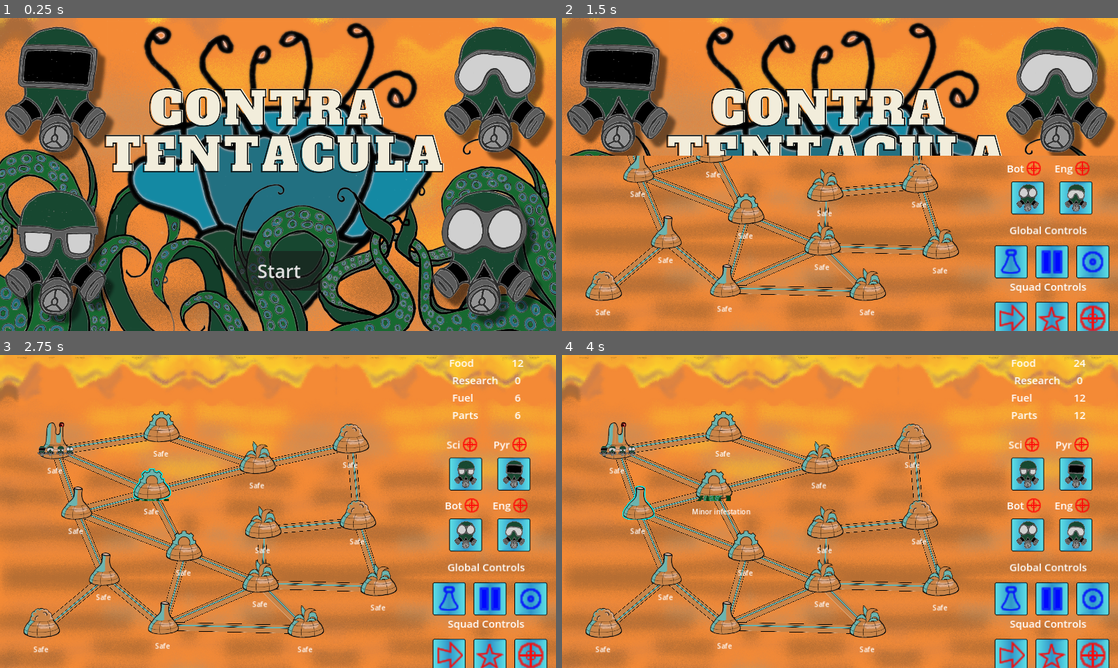
Above: before the commit, frames 1-4 (two rows, left to right).
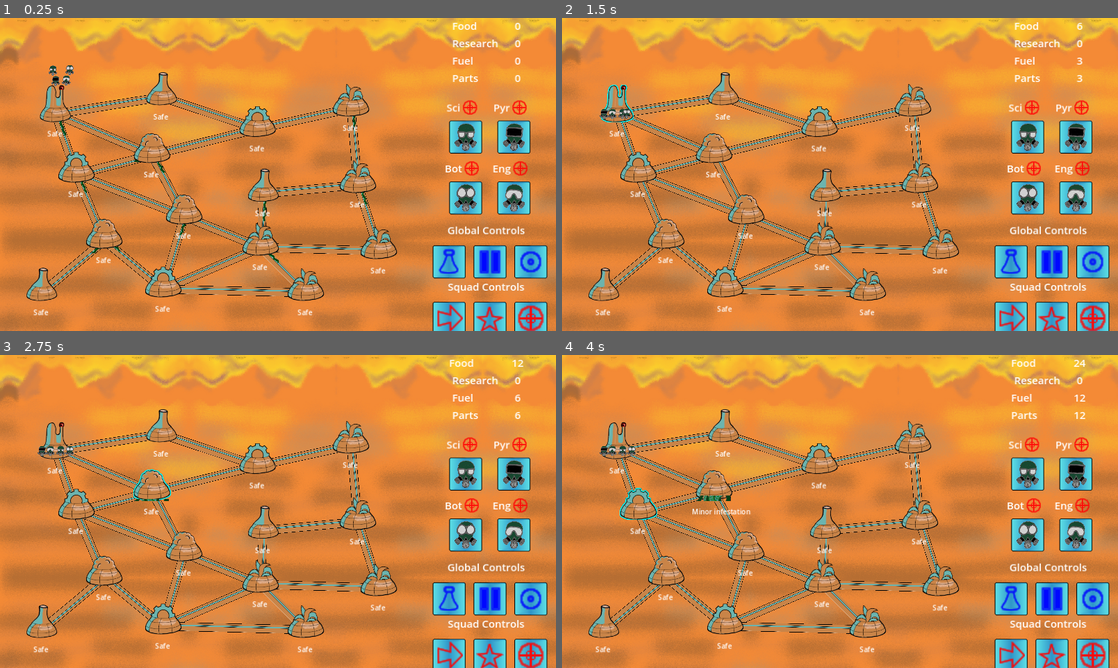
Above: after the commit, the same moments.

Repository: Aveli-games/contra-tentacula
Game: Godot game, scene res://game_board.tscn
The game is run twice, just before and just after one commit, with the same random seed, the same clock (stepped at 60 frames per second) and the same inputs. Before the commit the project starts from res://main.tscn.
Inputs (mouse positions are in pixels of both pictures, inside the frame that each line leads up to):
- Up to frame 1 (0.25 s): no input
- Up to frame 2 (1.5 s): click (840, 271) at 0.5 s, where only the run before the commit has a clickable "Start"; move the mouse to (617, 102) at 1.27 s; click (617, 102) at 1.42 s
- Up to frame 3 (2.75 s): move the mouse to (150, 480) at 2.02 s; click (150, 480) at 2.17 s
- Up to frame 4 (4 s): tap Enter at 2.75 s; move the mouse to (723, 423) at 2.77 s; click (723, 423) at 2.92 s; tap Space at 3.5 s; move the mouse to (639, 502) at 3.52 s; click (639, 502) at 3.67 s

The runs differ from the first frame. In frame 1, 83% of the frame differs, in the area x 0-100%, y 0-100%; in frame 2, 34%; in frame 3, 2.6%; in frame 4, 2.6%.

Commit message:
Splash screen and title card fade in

Diff:
--- /dev/null
+++ b/game_board.tscn
@@ -0,0 +1,85 @@
+[gd_scene load_steps=7 format=3 uid="uid://dhkl3g2uli04h"]
+
+[ext_resource type="Script" path="res://game_board.gd" id="1_1136e"]
+[ext_resource type="Texture2D" uid="uid://bitcee4r05wwt" path="res://art/Background/SizedMarsLandscape.png" id="2_pkluc"]
+[ext_resource type="Script" path="res://domes-toolscript.gd" id="3_1leqv"]
+[ext_resource type="PackedScene" uid="uid://dc3j5h50tp0m2" path="res://dome.tscn" id="4_00w51"]
+[ext_resource type="PackedScene" uid="uid://bj33uhw0gf724" path="res://squad.tscn" id="5_a8oj0"]
+[ext_resource type="PackedScene" uid="uid://1gp43cg7oef4" path="res://ui.tscn" id="6_laa84"]
+
+[node name="GameBoard" type="Node"]
+script = ExtResource("1_1136e")
+
+[node name="TextureRect" type="TextureRect" parent="."]
+z_index = -2
+offset_right = 40.0
+offset_bottom = 40.0
+texture = ExtResource("2_pkluc")
+
+[node name="Domes" type="Node2D" parent="."]
+position = Vector2(-16, 112)
+script = ExtResource("3_1leqv")
+metadata/_edit_group_ = true
+
+[node name="Dome" parent="Domes" instance=ExtResource("4_00w51")]
+position = Vector2(144, 109)
+
+[node name="Dome2" parent="Domes" instance=ExtResource("4_00w51")]
+position = Vector2(366, 203)
+
+[node name="Dome3" parent="Domes" instance=ExtResource("4_00w51")]
+position = Vector2(388, 70)
+
+[node name="Dome4" parent="Domes" instance=ExtResource("4_00w51")]
+position = Vector2(192, 248)
+
+[node name="Dome5" parent="Domes" instance=ExtResource("4_00w51")]
+position = Vector2(440, 344)
+
+[node name="Dome6" parent="Domes" instance=ExtResource("4_00w51")]
+position = Vector2(256, 400)
+
+[node name="Dome7" parent="Domes" instance=ExtResource("4_00w51")]
+position = Vector2(392, 512)
+
+[node name="Dome8" parent="Domes" instance=ExtResource("4_00w51")]
+position = Vector2(112, 520)
+
+[node name="Dome9" parent="Domes" instance=ExtResource("4_00w51")]
+position = Vector2(609, 143)
+
+[node name="Dome10" parent="Domes" instance=ExtResource("4_00w51")]
+position = Vector2(622, 292)
+
+[node name="Dome11" parent="Domes" instance=ExtResource("4_00w51")]
+position = Vector2(616, 416)
+
+[node name="Dome12" parent="Domes" instance=ExtResource("4_00w51")]
+position = Vector2(720, 520)
+
+[node name="Dome13" parent="Domes" instance=ExtResource("4_00w51")]
+position = Vector2(824, 96)
+
+[node name="Dome14" parent="Domes" instance=ExtResource("4_00w51")]
+position = Vector2(840, 272)
+
+[node name="Dome15" parent="Domes" instance=ExtResource("4_00w51")]
+position = Vector2(888, 424)
+
+[node name="Squads" type="Node2D" parent="."]
+
+[node name="Scientists" parent="Squads" instance=ExtResource("5_a8oj0")]
+position = Vector2(120, 96)
+
+[node name="Pyros" parent="Squads" instance=ExtResource("5_a8oj0")]
+position = Vector2(128, 120)
+
+[node name="Botanists" parent="Squads" instance=ExtResource("5_a8oj0")]
+position = Vector2(168, 96)
+
+[node name="Engineers" parent="Squads" instance=ExtResource("5_a8oj0")]
+position = Vector2(160, 120)
+
+[node name="UI" parent="." instance=ExtResource("6_laa84")]
+
+[connection signal="gui_input" from="TextureRect" to="." method="_on_texture_rect_gui_input"]
--- a/main.tscn
+++ /dev/null
@@ -1,85 +0,0 @@
-[gd_scene load_steps=7 format=3 uid="uid://dhkl3g2uli04h"]
-
-[ext_resource type="Script" path="res://main.gd" id="1_6j1u5"]
-[ext_resource type="PackedScene" uid="uid://dc3j5h50tp0m2" path="res://dome.tscn" id="1_o7dif"]
-[ext_resource type="Script" path="res://domes-toolscript.gd" id="2_b5cb1"]
-[ext_resource type="PackedScene" uid="uid://bj33uhw0gf724" path="res://squad.tscn" id="2_e070c"]
-[ext_resource type="Texture2D" uid="uid://bitcee4r05wwt" path="res://art/Background/SizedMarsLandscape.png" id="2_mx7vp"]
-[ext_resource type="PackedScene" uid="uid://1gp43cg7oef4" path="res://ui.tscn" id="4_6vko8"]
-
-[node name="Main" type="Node"]
-script = ExtResource("1_6j1u5")
-
-[node name="TextureRect" type="TextureRect" parent="."]
-z_index = -2
-offset_right = 40.0
-offset_bottom = 40.0
-texture = ExtResource("2_mx7vp")
-
-[node name="Domes" type="Node2D" parent="."]
-position = Vector2(-16, 112)
-script = ExtResource("2_b5cb1")
-metadata/_edit_group_ = true
-
-[node name="Dome" parent="Domes" instance=ExtResource("1_o7dif")]
-position = Vector2(144, 109)
-
-[node name="Dome2" parent="Domes" instance=ExtResource("1_o7dif")]
-position = Vector2(366, 203)
-
-[node name="Dome3" parent="Domes" instance=ExtResource("1_o7dif")]
-position = Vector2(388, 70)
-
-[node name="Dome4" parent="Domes" instance=ExtResource("1_o7dif")]
-position = Vector2(192, 248)
-
-[node name="Dome5" parent="Domes" instance=ExtResource("1_o7dif")]
-position = Vector2(440, 344)
-
-[node name="Dome6" parent="Domes" instance=ExtResource("1_o7dif")]
-position = Vector2(256, 400)
-
-[node name="Dome7" parent="Domes" instance=ExtResource("1_o7dif")]
-position = Vector2(392, 512)
-
-[node name="Dome8" parent="Domes" instance=ExtResource("1_o7dif")]
-position = Vector2(112, 520)
-
-[node name="Dome9" parent="Domes" instance=ExtResource("1_o7dif")]
-position = Vector2(609, 143)
-
-[node name="Dome10" parent="Domes" instance=ExtResource("1_o7dif")]
-position = Vector2(622, 292)
-
-[node name="Dome11" parent="Domes" instance=ExtResource("1_o7dif")]
-position = Vector2(616, 416)
-
-[node name="Dome12" parent="Domes" instance=ExtResource("1_o7dif")]
-position = Vector2(720, 520)
-
-[node name="Dome13" parent="Domes" instance=ExtResource("1_o7dif")]
-position = Vector2(824, 96)
-
-[node name="Dome14" parent="Domes" instance=ExtResource("1_o7dif")]
-position = Vector2(840, 272)
-
-[node name="Dome15" parent="Domes" instance=ExtResource("1_o7dif")]
-position = Vector2(888, 424)
-
-[node name="Squads" type="Node2D" parent="."]
-
-[node name="Scientists" parent="Squads" instance=ExtResource("2_e070c")]
-position = Vector2(120, 96)
-
-[node name="Pyros" parent="Squads" instance=ExtResource("2_e070c")]
-position = Vector2(128, 120)
-
-[node name="Botanists" parent="Squads" instance=ExtResource("2_e070c")]
-position = Vector2(168, 96)
-
-[node name="Engineers" parent="Squads" instance=ExtResource("2_e070c")]
-position = Vector2(160, 120)
-
-[node name="UI" parent="." instance=ExtResource("4_6vko8")]
-
-[connection signal="gui_input" from="TextureRect" to="." method="_on_texture_rect_gui_input"]
--- a/project.godot
+++ b/project.godot
@@ -11,7 +11,7 @@
 [application]
 
 config/name="Infestation"
-run/main_scene="res://main.tscn"
+run/main_scene="res://game_board.tscn"
 config/features=PackedStringArray("4.2", "Forward Plus")
 boot_splash/bg_color=Color(0, 0, 0, 1)
 boot_splash/image="res://JamSmall.png"
--- /dev/null
+++ b/screen_manager.gd
@@ -0,0 +1,13 @@
+extends Node
+
+
+# Called when the node enters the scene tree for the first time.
+func _ready():
+	get_tree().paused = true
+	$AnimationPlayer.play("new_animation")
+	await $AnimationPlayer.animation_finished
+	get_tree().paused = false
+
+# Called every frame. 'delta' is the elapsed time since the previous frame.
+func _process(delta):
+	pass
--- /dev/null
+++ b/screen_manager.tscn
@@ -0,0 +1,68 @@
+[gd_scene load_steps=9 format=3 uid="uid://2fitupawuuuo"]
+
+[ext_resource type="PackedScene" uid="uid://dhkl3g2uli04h" path="res://game_board.tscn" id="1_iodqc"]
+[ext_resource type="Script" path="res://screen_manager.gd" id="1_sjfhd"]
+[ext_resource type="Texture2D" uid="uid://bsqp4wpjgrl2o" path="res://art/Contra_Tentacula_Cover_Art.png" id="2_dulct"]
+
+[sub_resource type="Animation" id="Animation_abod3"]
+resource_name = "new_animation"
+length = 4.0
+tracks/0/type = "value"
+tracks/0/imported = false
+tracks/0/enabled = true
+tracks/0/path = NodePath("TextureRect:modulate")
+tracks/0/interp = 1
+tracks/0/loop_wrap = true
+tracks/0/keys = {
+"times": PackedFloat32Array(2.1, 4),
+"transitions": PackedFloat32Array(1, 1),
+"update": 0,
+"values": [Color(1, 1, 1, 1), Color(1, 1, 1, 0)]
+}
+
+[sub_resource type="Animation" id="Animation_4q7wx"]
+length = 0.001
+tracks/0/type = "value"
+tracks/0/imported = false
+tracks/0/enabled = true
+tracks/0/path = NodePath("TextureRect:modulate")
+tracks/0/interp = 1
+tracks/0/loop_wrap = true
+tracks/0/keys = {
+"times": PackedFloat32Array(0),
+"transitions": PackedFloat32Array(1),
+"update": 0,
+"values": [Color(1, 1, 1, 1)]
+}
+
+[sub_resource type="Animation" id="Animation_7hwye"]
+resource_name = "new_animation_2"
+
+[sub_resource type="Animation" id="Animation_v7y7u"]
+resource_name = "new_animation_3"
+
+[sub_resource type="AnimationLibrary" id="AnimationLibrary_ffkn0"]
+_data = {
+"RESET": SubResource("Animation_4q7wx"),
+"new_animation": SubResource("Animation_abod3"),
+"new_animation_2": SubResource("Animation_7hwye"),
+"new_animation_3": SubResource("Animation_v7y7u")
+}
+
+[node name="ScreenManager" type="Node"]
+script = ExtResource("1_sjfhd")
+
+[node name="GameBoard" parent="." instance=ExtResource("1_iodqc")]
+
+[node name="AnimationPlayer" type="AnimationPlayer" parent="."]
+process_mode = 3
+libraries = {
+"": SubResource("AnimationLibrary_ffkn0")
+}
+
+[node name="TextureRect" type="TextureRect" parent="."]
+process_mode = 3
+offset_right = 1920.0
+offset_bottom = 1080.0
+scale = Vector2(0.667, 0.667)
+texture = ExtResource("2_dulct")
--- a/ui.gd
+++ b/ui.gd
@@ -1,4 +1,4 @@
-extends CanvasLayer
+extends Control
 
 signal action_selected
 
--- a/ui.tscn
+++ b/ui.tscn
@@ -52,7 +52,9 @@
 shader_parameter/line_thickness = 4.567
 shader_parameter/on = null
 
-[node name="UI" type="CanvasLayer"]
+[node name="UI" type="Control"]
+layout_mode = 3
+anchors_preset = 0
 script = ExtResource("1_wssrf")
 
 [node name="RightSidebar" type="VBoxContainer" parent="."]
@@ -166,15 +168,16 @@
 layout_mode = 2
 
 [node name="MainMenu" type="TextureProgressBar" parent="."]
+visible = false
 offset_right = 1920.0
 offset_bottom = 1080.0
 scale = Vector2(0.667, 0.667)
-value = 100.0
 fill_mode = 2
 texture_progress = ExtResource("9_rnwqd")
 script = ExtResource("8_6vtd7")
 
 [node name="Button" type="Button" parent="MainMenu"]
+visible = false
 layout_mode = 0
 offset_left = 815.592
 offset_top = 803.598
Renamed: main.gd -> game_board.gd
